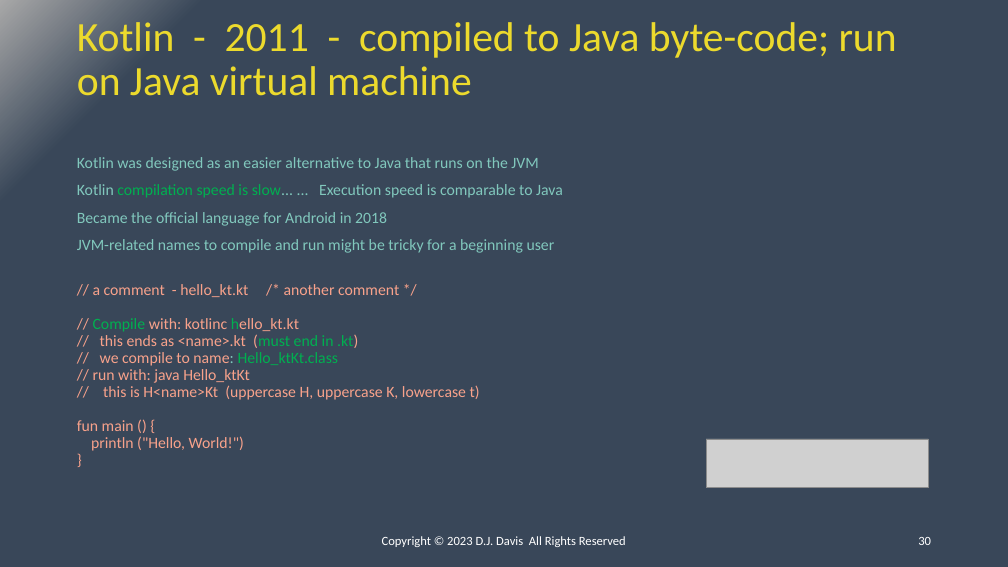
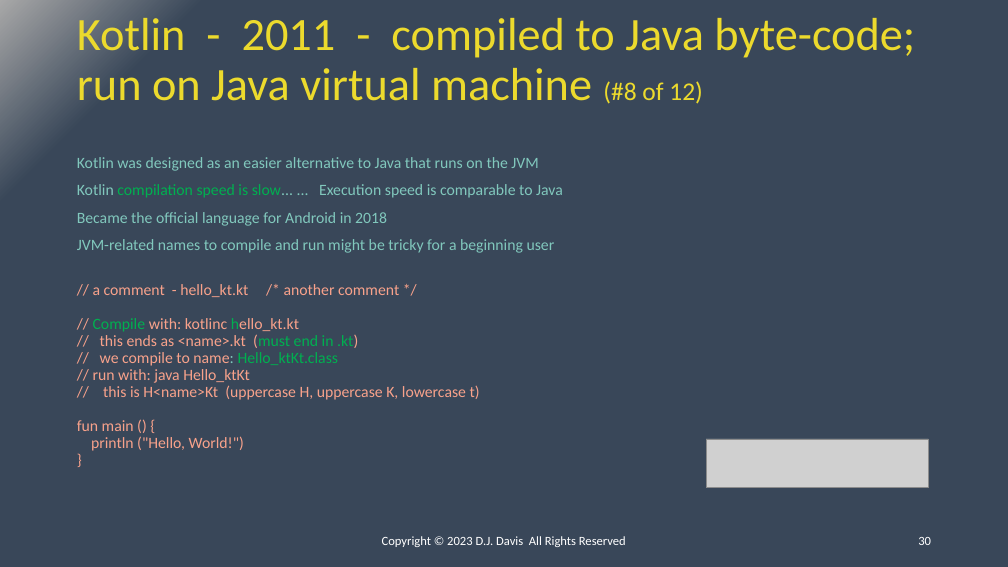
Before and after one commit to ipv3/DC31-BIC, a slide deck: slide 30 of Presentation.pptx. Drawn at 1008x567 pixels with LibreOffice and Linux fonts; fonts in the diff are those of the drawing; grey boxes stand for pictures. Boxes give left, top, right and bottom in pixels: in the first picture for what was removed or moved away, otherwise in the second. Text is boxed around its words. In the diff, an @@ line names an element or a change of style, - is before the commit and + after.

```diff
--- a/Presentation.pptx
+++ b/Presentation.pptx
@@ title at [77,18,915,104]: text changed; size 39.6 to 44.1 pt @@
-Kotlin - 2011 - compiled to Java byte-code; run on Java virtual machine
+Kotlin - 2011 - compiled to Java byte-code; run on Java virtual machine (#8 of 12)
```
Also in this commit, not shown: 11 other slides changed, 1 other file.
